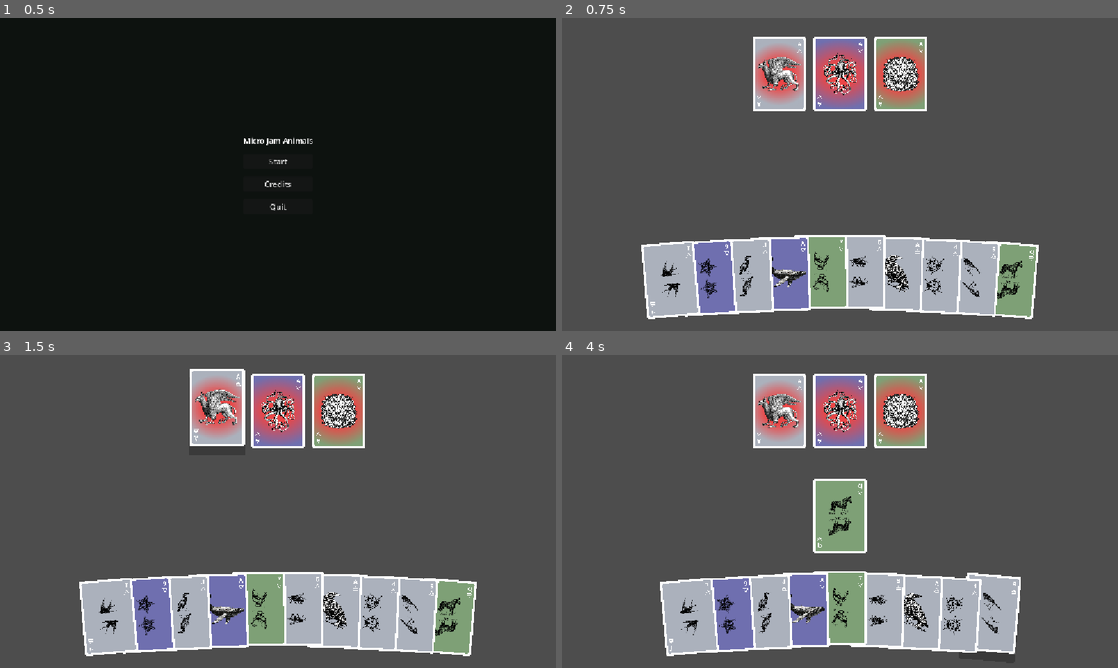
Above: before the commit, frames 1-4 (two rows, left to right).
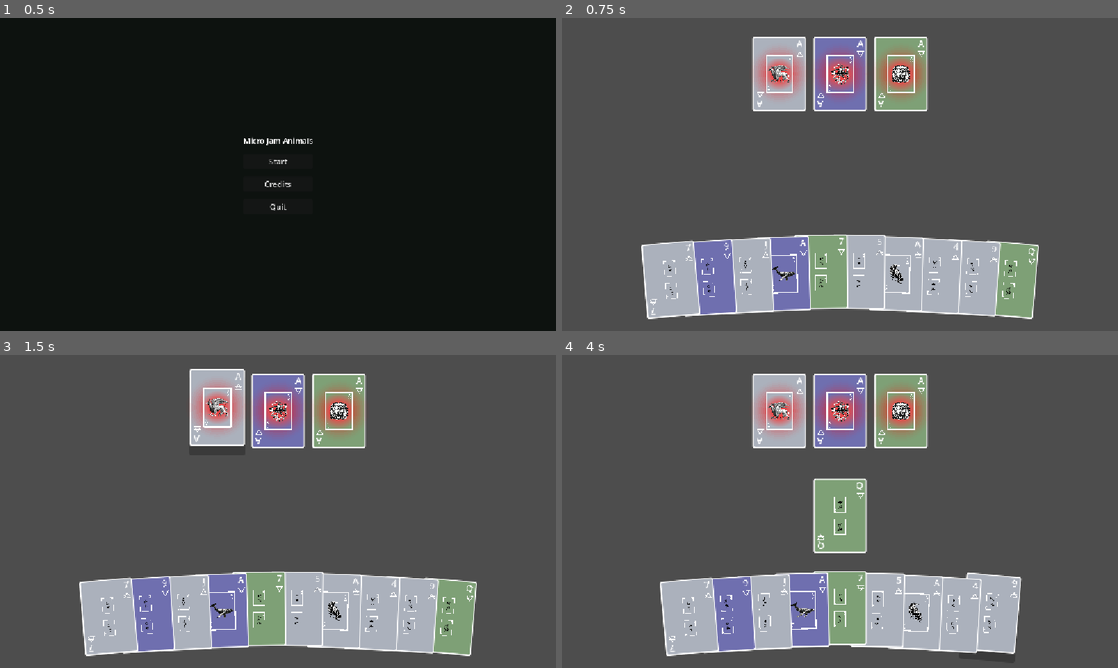
Above: after the commit, the same moments.

Repository: Chipi-Chapa-Corp/micro-jam-animals
Game: Godot game, scene res://scenes/main-menu/scene.tscn
Same seed, same stepped clock (60 frames per second), same inputs: the game is played once before the commit and once after it.
Inputs (mouse positions are in pixels of both pictures, inside the frame that each line leads up to):
- Up to frame 1 (0.5 s): no input
- Up to frame 2 (0.75 s): click "Start" at 0.5 s
- Up to frame 3 (1.5 s): tap Enter at 1.25 s; move the mouse to (216, 411) at 1.27 s; click (216, 411) at 1.42 s
- Up to frame 4 (4 s): tap Space at 2, 3.5 s; move the mouse to (840, 411) at 2.02 s; click (840, 411) at 2.17 s; tap Enter at 2.75 s; move the mouse to (901, 411) at 2.77 s; click (901, 411) at 2.92 s; move the mouse to (1006, 617) at 3.52 s; click (1006, 617) at 3.67 s

Frame 1 is identical in both runs. In frame 2, 8.4% of the frame differs, in the area x 14-86%, y 6-97%; in frame 3, 8.5%; in frame 4, 8.7%, in the area x 17-83%, y 6-97%.

Commit message:
feat: in-game cards

Diff:
--- /dev/null
+++ b/scenes/card/radial_gradient.gd
@@ -0,0 +1,55 @@
+extends Control
+
+@export var center_color: Color = Color(1.0, 0.0, 0.0, 1)
+@export var radius_ratio: float = 0.6
+@export var steps: int = 15
+@export var fade_power: float = 1.5
+
+const RING_SEGMENTS: int = 64
+
+
+func _notification(what: int) -> void:
+	if what == NOTIFICATION_RESIZED:
+		queue_redraw()
+
+
+func _draw() -> void:
+	if size.x <= 0.0 or size.y <= 0.0:
+		return
+
+	var center := size * 0.5
+	var max_radius := minf(size.x, size.y) * radius_ratio
+	var step_count := maxi(steps, 1)
+
+	for index in range(step_count - 1, -1, -1):
+		var inner_ratio := float(index) / float(step_count)
+		var outer_ratio := float(index + 1) / float(step_count)
+		var color := center_color
+		color.a *= pow(1.0 - inner_ratio, fade_power)
+
+		if color.a <= 0.0:
+			continue
+
+		_draw_ring(center, max_radius * inner_ratio, max_radius * outer_ratio, color)
+
+
+func _draw_ring(center: Vector2, inner_radius: float, outer_radius: float, color: Color) -> void:
+	if inner_radius <= 0.0:
+		draw_circle(center, outer_radius, color)
+		return
+
+	for segment in range(RING_SEGMENTS):
+		var start_angle := TAU * float(segment) / float(RING_SEGMENTS)
+		var end_angle := TAU * float(segment + 1) / float(RING_SEGMENTS)
+		var start_direction := Vector2(cos(start_angle), sin(start_angle))
+		var end_direction := Vector2(cos(end_angle), sin(end_angle))
+		var points := PackedVector2Array(
+			[
+				center + start_direction * inner_radius,
+				center + start_direction * outer_radius,
+				center + end_direction * outer_radius,
+				center + end_direction * inner_radius,
+			]
+		)
+
+		draw_colored_polygon(points, color)
--- a/scenes/card/scene.tscn
+++ b/scenes/card/scene.tscn
@@ -1,7 +1,29 @@
-[gd_scene load_steps=3 format=3]
+[gd_scene load_steps=7 format=3]
 
 [ext_resource type="Script" path="res://scenes/card/script.gd" id="1_card"]
 [ext_resource type="Texture2D" path="res://assets/prey_air_4.png" id="2_card_art"]
+[ext_resource type="Script" path="res://scenes/card/radial_gradient.gd" id="3_radial_gradient"]
+
+[sub_resource type="StyleBoxFlat" id="StyleBoxFlat_shadow"]
+bg_color = Color(0, 0, 0, 1)
+corner_radius_top_left = 4
+corner_radius_top_right = 4
+corner_radius_bottom_right = 4
+corner_radius_bottom_left = 4
+
+[sub_resource type="StyleBoxFlat" id="StyleBoxFlat_face"]
+bg_color = Color(1, 1, 1, 1)
+corner_radius_top_left = 4
+corner_radius_top_right = 4
+corner_radius_bottom_right = 4
+corner_radius_bottom_left = 4
+
+[sub_resource type="StyleBoxFlat" id="StyleBoxFlat_color"]
+bg_color = Color(0.670588, 0.694118, 0.737255, 1)
+corner_radius_top_left = 3
+corner_radius_top_right = 3
+corner_radius_bottom_right = 3
+corner_radius_bottom_left = 3
 
 [node name="Card" type="Control"]
 custom_minimum_size = Vector2(110, 154)
@@ -11,7 +33,7 @@
 offset_bottom = 154.0
 script = ExtResource("1_card")
 
-[node name="Shadow" type="TextureRect" parent="."]
+[node name="Shadow" type="Panel" parent="."]
 modulate = Color(0, 0, 0, 0)
 layout_mode = 1
 anchors_preset = 15
@@ -20,11 +42,9 @@
 grow_horizontal = 2
 grow_vertical = 2
 mouse_filter = 2
-texture = ExtResource("2_card_art")
-expand_mode = 1
-stretch_mode = 5
+theme_override_styles/panel = SubResource("StyleBoxFlat_shadow")
 
-[node name="Art" type="TextureRect" parent="."]
+[node name="Face" type="Panel" parent="."]
 layout_mode = 1
 anchors_preset = 15
 anchor_right = 1.0
@@ -32,6 +52,122 @@
 grow_horizontal = 2
 grow_vertical = 2
 mouse_filter = 2
+theme_override_styles/panel = SubResource("StyleBoxFlat_face")
+
+[node name="Color" type="Panel" parent="Face"]
+layout_mode = 1
+anchors_preset = 15
+anchor_left = 0.023
+anchor_top = 0.016
+anchor_right = 0.977
+anchor_bottom = 0.984
+grow_horizontal = 2
+grow_vertical = 2
+mouse_filter = 2
+theme_override_styles/panel = SubResource("StyleBoxFlat_color")
+
+[node name="PredatorGradient" type="Control" parent="Face"]
+visible = false
+layout_mode = 1
+anchors_preset = 15
+anchor_left = 0.023
+anchor_top = 0.016
+anchor_right = 0.977
+anchor_bottom = 0.984
+grow_horizontal = 2
+grow_vertical = 2
+mouse_filter = 2
+script = ExtResource("3_radial_gradient")
+
+[node name="Art" type="TextureRect" parent="Face"]
+layout_mode = 1
+anchors_preset = -1
+anchor_left = 0.18
+anchor_top = 0.22
+anchor_right = 0.82
+anchor_bottom = 0.78
+grow_horizontal = 2
+grow_vertical = 2
+mouse_filter = 2
 texture = ExtResource("2_card_art")
 expand_mode = 1
 stretch_mode = 5
+
+[node name="BottomArt" type="TextureRect" parent="Face"]
+layout_mode = 1
+anchors_preset = -1
+anchor_left = 0.18
+anchor_top = 0.53
+anchor_right = 0.82
+anchor_bottom = 0.75
+grow_horizontal = 2
+grow_vertical = 2
+rotation = 3.14159
+mouse_filter = 2
+texture = ExtResource("2_card_art")
+expand_mode = 1
+stretch_mode = 5
+
+[node name="TopValue" type="Label" parent="Face"]
+layout_mode = 1
+anchors_preset = -1
+anchor_left = 0.717
+anchor_top = 0.026
+anchor_right = 0.937
+anchor_bottom = 0.156
+grow_horizontal = 2
+grow_vertical = 2
+mouse_filter = 2
+theme_override_colors/font_color = Color(1, 1, 1, 1)
+theme_override_font_sizes/font_size = 18
+text = "4"
+horizontal_alignment = 2
+vertical_alignment = 1
+
+[node name="TopSuit" type="TextureRect" parent="Face"]
+layout_mode = 1
+anchors_preset = -1
+anchor_left = 0.815
+anchor_top = 0.18
+anchor_right = 0.955
+anchor_bottom = 0.28
+grow_horizontal = 2
+grow_vertical = 2
+mouse_filter = 2
+texture = ExtResource("2_card_art")
+expand_mode = 1
+stretch_mode = 5
+
+[node name="BottomValue" type="Label" parent="Face"]
+layout_mode = 1
+anchors_preset = -1
+anchor_left = 0.072
+anchor_top = 0.845
+anchor_right = 0.292
+anchor_bottom = 0.985
+grow_horizontal = 2
+grow_vertical = 2
+rotation = 3.14159
+pivot_offset = Vector2(12.1, 12.3)
+mouse_filter = 2
+theme_override_colors/font_color = Color(1, 1, 1, 1)
+theme_override_font_sizes/font_size = 18
+text = "4"
+horizontal_alignment = 2
+vertical_alignment = 1
+
+[node name="BottomSuit" type="TextureRect" parent="Face"]
+layout_mode = 1
+anchors_preset = -1
+anchor_left = 0.072
+anchor_top = 0.731
+anchor_right = 0.212
+anchor_bottom = 0.831
+grow_horizontal = 2
+grow_vertical = 2
+rotation = 3.14159
+pivot_offset = Vector2(7.7, 7.7)
+mouse_filter = 2
+texture = ExtResource("2_card_art")
+expand_mode = 1
+stretch_mode = 5
--- a/scenes/card/script.gd
+++ b/scenes/card/script.gd
@@ -19,23 +19,38 @@
 const LOWER_DURATION: float = 0.12
 const SHAKE_OFFSET: Vector2 = Vector2(7.0, 0.0)
 const SHAKE_DURATION: float = 0.035
+const SUIT_WATER: String = "water"
+const SUIT_LAND: String = "land"
+const SUIT_AIR: String = "air"
+const KIND_PREDATOR: String = "predator"
+const WATER_COLOR: Color = Color(111.0 / 255.0, 111.0 / 255.0, 175.0 / 255.0)
+const LAND_COLOR: Color = Color(126.0 / 255.0, 160.0 / 255.0, 118.0 / 255.0)
+const AIR_COLOR: Color = Color(171.0 / 255.0, 177.0 / 255.0, 188.0 / 255.0)
 
 var id: String:
 	get:
 		return get_card_id()
 
-@onready var shadow: TextureRect = $Shadow
-@onready var art: TextureRect = $Art
+@onready var shadow: Panel = $Shadow
+@onready var face: Panel = $Face
+@onready var color_panel: Panel = $Face/Color
+@onready var predator_gradient: Control = $Face/PredatorGradient
+@onready var art: TextureRect = $Face/Art
+@onready var bottom_art: TextureRect = $Face/BottomArt
+@onready var top_value: Label = $Face/TopValue
+@onready var top_suit: TextureRect = $Face/TopSuit
+@onready var bottom_value: Label = $Face/BottomValue
+@onready var bottom_suit: TextureRect = $Face/BottomSuit
 
 var _base_shadow_position: Vector2 = Vector2.ZERO
-var _base_art_position: Vector2 = Vector2.ZERO
+var _base_face_position: Vector2 = Vector2.ZERO
 var _hover_tween: Tween
 var _shake_tween: Tween
 
 
 func _ready() -> void:
 	_base_shadow_position = shadow.position
-	_base_art_position = art.position
+	_base_face_position = face.position
 	_sync_pivots()
 	mouse_entered.connect(_on_mouse_entered)
 	mouse_exited.connect(_on_mouse_exited)
@@ -68,23 +83,23 @@
 	if _shake_tween:
 		_shake_tween.kill()
 
-	var art_start_position := _base_art_position
+	var face_start_position := _base_face_position
 	var shadow_start_position := _base_shadow_position
-	art.position = art_start_position
+	face.position = face_start_position
 	shadow.position = shadow_start_position
 
 	_shake_tween = create_tween()
 	_shake_tween.set_trans(Tween.TRANS_SINE)
 	_shake_tween.set_ease(Tween.EASE_IN_OUT)
-	_shake_tween.tween_property(art, "position", art_start_position - SHAKE_OFFSET, SHAKE_DURATION)
+	_shake_tween.tween_property(face, "position", face_start_position - SHAKE_OFFSET, SHAKE_DURATION)
 	_shake_tween.parallel().tween_property(
 		shadow, "position", shadow_start_position - SHAKE_OFFSET, SHAKE_DURATION
 	)
-	_shake_tween.tween_property(art, "position", art_start_position + SHAKE_OFFSET, SHAKE_DURATION)
+	_shake_tween.tween_property(face, "position", face_start_position + SHAKE_OFFSET, SHAKE_DURATION)
 	_shake_tween.parallel().tween_property(
 		shadow, "position", shadow_start_position + SHAKE_OFFSET, SHAKE_DURATION
 	)
-	_shake_tween.tween_property(art, "position", art_start_position, SHAKE_DURATION)
+	_shake_tween.tween_property(face, "position", face_start_position, SHAKE_DURATION)
 	_shake_tween.parallel().tween_property(shadow, "position", shadow_start_position, SHAKE_DURATION)
 
 
@@ -93,12 +108,103 @@
 		return
 
 	var texture := load(_get_asset_path()) as Texture2D
+	var suit_texture := load(_get_suit_asset_path()) as Texture2D
 	art.texture = texture
-	shadow.texture = texture
+	bottom_art.texture = texture
+	top_suit.texture = suit_texture
+	bottom_suit.texture = suit_texture
+	top_value.text = _get_value_label()
+	bottom_value.text = top_value.text
+	_refresh_art_layout()
+	_refresh_value_size()
+	_refresh_predator_gradient()
+	_refresh_suit_color()
 
 
 func _get_asset_path() -> String:
 	return "res://assets/%s.png" % get_card_id()
+
+
+func _get_suit_asset_path() -> String:
+	return "res://assets/%s.png" % suit
+
+
+func _get_value_label() -> String:
+	match value:
+		1:
+			return "A"
+		11:
+			return "J"
+		12:
+			return "Q"
+		13:
+			return "K"
+		_:
+			return str(value)
+
+
+func _refresh_suit_color() -> void:
+	var style := color_panel.get_theme_stylebox("panel") as StyleBoxFlat
+	if not style:
+		return
+
+	var next_style := style.duplicate() as StyleBoxFlat
+	next_style.bg_color = _get_suit_color()
+	color_panel.add_theme_stylebox_override("panel", next_style)
+
+
+func _refresh_art_layout() -> void:
+	if value == 1:
+		_set_control_anchors(art, Vector2(0.16, 0.24), Vector2(0.84, 0.76))
+		art.rotation = 0.0
+		bottom_art.visible = false
+		_sync_pivots()
+		return
+
+	_set_control_anchors(art, Vector2(0.18, 0.24), Vector2(0.82, 0.46))
+	art.rotation = 0.0
+	bottom_art.visible = true
+	_set_control_anchors(bottom_art, Vector2(0.18, 0.54), Vector2(0.82, 0.76))
+	bottom_art.rotation = PI
+	_sync_pivots()
+
+
+func _refresh_value_size() -> void:
+	var font_size := 18
+	if top_value.text.length() > 1:
+		font_size = 16
+
+	top_value.add_theme_font_size_override("font_size", font_size)
+	bottom_value.add_theme_font_size_override("font_size", font_size)
+
+
+func _refresh_predator_gradient() -> void:
+	predator_gradient.visible = kind == KIND_PREDATOR
+	if predator_gradient.visible:
+		predator_gradient.queue_redraw()
+
+
+func _get_suit_color() -> Color:
+	match suit:
+		SUIT_WATER:
+			return WATER_COLOR
+		SUIT_LAND:
+			return LAND_COLOR
+		SUIT_AIR:
+			return AIR_COLOR
+		_:
+			return AIR_COLOR
+
+
+func _set_control_anchors(control: Control, top_left: Vector2, bottom_right: Vector2) -> void:
+	control.anchor_left = top_left.x
+	control.anchor_top = top_left.y
+	control.anchor_right = bottom_right.x
+	control.anchor_bottom = bottom_right.y
+	control.offset_left = 0.0
+	control.offset_top = 0.0
+	control.offset_right = 0.0
+	control.offset_bottom = 0.0
 
 
 func _on_mouse_entered() -> void:
@@ -117,15 +223,15 @@
 	_hover_tween = create_tween()
 	_hover_tween.set_trans(Tween.TRANS_SINE)
 	_hover_tween.set_ease(Tween.EASE_OUT)
-	_hover_tween.tween_property(art, "position", _base_art_position + HOVER_ELEVATION, PICKUP_DURATION)
-	_hover_tween.parallel().tween_property(art, "scale", HOVER_SCALE, PICKUP_DURATION)
-	_hover_tween.parallel().tween_property(art, "rotation_degrees", pickup_tilt_degrees, PICKUP_DURATION)
+	_hover_tween.tween_property(face, "position", _base_face_position + HOVER_ELEVATION, PICKUP_DURATION)
+	_hover_tween.parallel().tween_property(face, "scale", HOVER_SCALE, PICKUP_DURATION)
+	_hover_tween.parallel().tween_property(face, "rotation_degrees", pickup_tilt_degrees, PICKUP_DURATION)
 	_hover_tween.parallel().tween_property(
 		shadow, "position", _base_shadow_position + HOVER_SHADOW_OFFSET, PICKUP_DURATION
 	)
 	_hover_tween.parallel().tween_property(shadow, "scale", HOVER_SHADOW_SCALE, PICKUP_DURATION)
 	_hover_tween.parallel().tween_property(shadow, "modulate", HOVER_SHADOW_MODULATE, PICKUP_DURATION)
-	_hover_tween.tween_property(art, "rotation_degrees", 0.0, ALIGN_DURATION)
+	_hover_tween.tween_property(face, "rotation_degrees", 0.0, ALIGN_DURATION)
 
 
 func _tween_lower() -> void:
@@ -135,17 +241,19 @@
 	_hover_tween = create_tween()
 	_hover_tween.set_trans(Tween.TRANS_SINE)
 	_hover_tween.set_ease(Tween.EASE_OUT)
-	_hover_tween.tween_property(art, "position", _base_art_position, LOWER_DURATION)
-	_hover_tween.parallel().tween_property(art, "scale", Vector2.ONE, LOWER_DURATION)
-	_hover_tween.parallel().tween_property(art, "rotation_degrees", 0.0, LOWER_DURATION)
+	_hover_tween.tween_property(face, "position", _base_face_position, LOWER_DURATION)
+	_hover_tween.parallel().tween_property(face, "scale", Vector2.ONE, LOWER_DURATION)
+	_hover_tween.parallel().tween_property(face, "rotation_degrees", 0.0, LOWER_DURATION)
 	_hover_tween.parallel().tween_property(shadow, "position", _base_shadow_position, LOWER_DURATION)
 	_hover_tween.parallel().tween_property(shadow, "scale", Vector2.ONE, LOWER_DURATION)
 	_hover_tween.parallel().tween_property(shadow, "modulate", BASE_SHADOW_MODULATE, LOWER_DURATION)
 
 
 func _sync_pivots() -> void:
+	face.pivot_offset = face.size * 0.5
+	shadow.pivot_offset = shadow.size * 0.5
 	art.pivot_offset = art.size * 0.5
-	shadow.pivot_offset = shadow.size * 0.5
+	bottom_art.pivot_offset = bottom_art.size * 0.5
 
 
 func _get_pickup_tilt_degrees() -> float:
--- a/scenes/player_hand_deck/scene.tscn
+++ b/scenes/player_hand_deck/scene.tscn
@@ -1,8 +1,7 @@
-[gd_scene load_steps=4 format=3]
+[gd_scene load_steps=3 format=3]
 
 [ext_resource type="Script" path="res://scenes/player_hand_deck/script.gd" id="1_player_hand_deck"]
 [ext_resource type="PackedScene" path="res://scenes/card/scene.tscn" id="2_card"]
-[ext_resource type="Texture2D" path="res://assets/prey_air_4.png" id="3_prey_air_4"]
 
 [node name="PlayerHandDeck" type="Control"]
 custom_minimum_size = Vector2(860, 220)
@@ -20,9 +19,6 @@
 suit = "air"
 value = 4
 
-[node name="Art" parent="Card1" index="0"]
-texture = ExtResource("3_prey_air_4")
-
 [node name="Card2" parent="." instance=ExtResource("2_card")]
 offset_left = 97.0
 offset_top = 34.0
@@ -33,9 +29,6 @@
 z_index = 9
 suit = "air"
 value = 4
-
-[node name="Art" parent="Card2" index="0"]
-texture = ExtResource("3_prey_air_4")
 
 [node name="Card3" parent="." instance=ExtResource("2_card")]
 offset_left = 175.0
@@ -48,9 +41,6 @@
 suit = "air"
 value = 4
 
-[node name="Art" parent="Card3" index="0"]
-texture = ExtResource("3_prey_air_4")
-
 [node name="Card4" parent="." instance=ExtResource("2_card")]
 offset_left = 253.0
 offset_top = 26.0
@@ -61,9 +51,6 @@
 z_index = 7
 suit = "air"
 value = 4
-
-[node name="Art" parent="Card4" index="0"]
-texture = ExtResource("3_prey_air_4")
 
 [node name="Card5" parent="." instance=ExtResource("2_card")]
 offset_left = 331.0
@@ -76,9 +63,6 @@
 suit = "air"
 value = 4
 
-[node name="Art" parent="Card5" index="0"]
-texture = ExtResource("3_prey_air_4")
-
 [node name="Card6" parent="." instance=ExtResource("2_card")]
 offset_left = 409.0
 offset_top = 22.0
@@ -89,9 +73,6 @@
 z_index = 5
 suit = "air"
 value = 4
-
-[node name="Art" parent="Card6" index="0"]
-texture = ExtResource("3_prey_air_4")
 
 [node name="Card7" parent="." instance=ExtResource("2_card")]
 offset_left = 487.0
@@ -104,9 +85,6 @@
 suit = "air"
 value = 4
 
-[node name="Art" parent="Card7" index="0"]
-texture = ExtResource("3_prey_air_4")
-
 [node name="Card8" parent="." instance=ExtResource("2_card")]
 offset_left = 565.0
 offset_top = 30.0
@@ -117,9 +95,6 @@
 z_index = 3
 suit = "air"
 value = 4
-
-[node name="Art" parent="Card8" index="0"]
-texture = ExtResource("3_prey_air_4")
 
 [node name="Card9" parent="." instance=ExtResource("2_card")]
 offset_left = 643.0
@@ -132,9 +107,6 @@
 suit = "air"
 value = 4
 
-[node name="Art" parent="Card9" index="0"]
-texture = ExtResource("3_prey_air_4")
-
 [node name="Card10" parent="." instance=ExtResource("2_card")]
 offset_left = 721.0
 offset_top = 38.0
@@ -146,9 +118,6 @@
 suit = "air"
 value = 4
 
-[node name="Art" parent="Card10" index="0"]
-texture = ExtResource("3_prey_air_4")
-
 [editable path="Card1"]
 [editable path="Card2"]
 [editable path="Card3"]
--- a/scenes/predator_deck/scene.tscn
+++ b/scenes/predator_deck/scene.tscn
@@ -1,8 +1,7 @@
-[gd_scene load_steps=4 format=3]
+[gd_scene load_steps=3 format=3]
 
 [ext_resource type="Script" path="res://scenes/predator_deck/script.gd" id="1_predator_deck"]
 [ext_resource type="PackedScene" path="res://scenes/card/scene.tscn" id="2_card"]
-[ext_resource type="Texture2D" path="res://assets/prey_water_1.png" id="3_prey_water_1"]
 
 [node name="PredatorDeck" type="HBoxContainer"]
 layout_mode = 2
@@ -14,25 +13,16 @@
 suit = "water"
 value = 1
 
-[node name="Art" parent="Card1" index="0"]
-texture = ExtResource("3_prey_water_1")
-
 [node name="Card2" parent="." instance=ExtResource("2_card")]
 layout_mode = 2
 suit = "water"
 value = 1
-
-[node name="Art" parent="Card2" index="0"]
-texture = ExtResource("3_prey_water_1")
 
 [node name="Card3" parent="." instance=ExtResource("2_card")]
 layout_mode = 2
 suit = "water"
 value = 1
 
-[node name="Art" parent="Card3" index="0"]
-texture = ExtResource("3_prey_water_1")
-
 [editable path="Card1"]
 [editable path="Card2"]
 [editable path="Card3"]
Binary file added: assets/air.png
Not shown, added: assets/air.png.import
Binary file added: assets/land.png
Not shown, added: assets/land.png.import
Binary file added: assets/water.png
Not shown, added: assets/water.png.import
Not shown, added: scenes/card/radial_gradient.gd.uid
